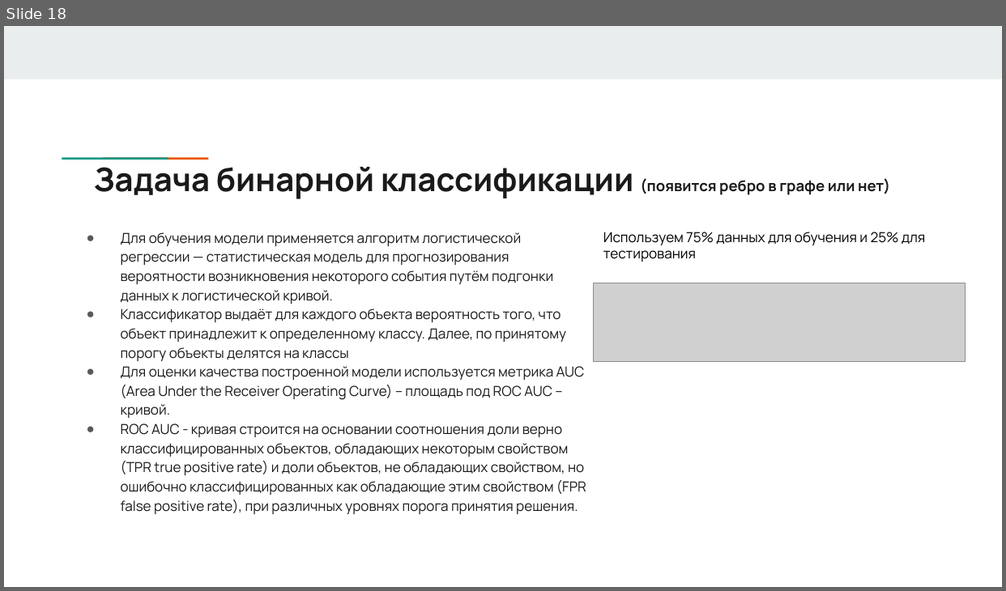
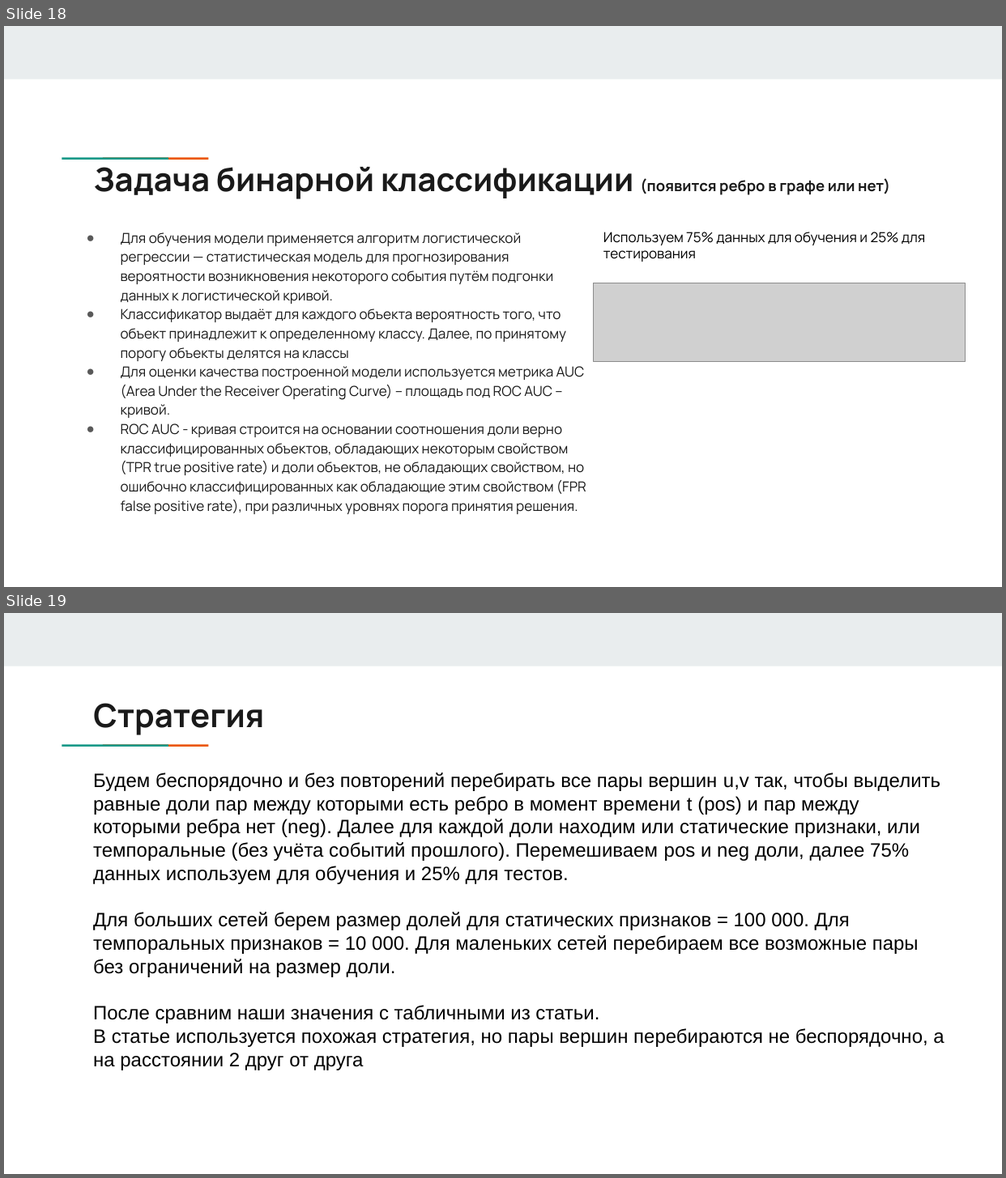
Before and after one commit to answerIII/GraphTheory2022-2023, a slide deck: notes/Team17.pptx. Shown one above the other, each under a label of ours: slide 18 before the commit, slides 18 and 19 after it. The pictures are 1006x591 and 1006x1178 pixels, drawn with LibreOffice and Linux fonts; fonts in the diff are those of the drawing; grey boxes stand for pictures. Boxes give left, top, right and bottom in pixels: in the first picture for what was removed or moved away, otherwise in the second. Text is boxed around its words. In the diff, an @@ line names an element or a change of style, - is before the commit and + after.

```diff
--- a/notes/Team17.pptx
+++ b/notes/Team17.pptx
@@ slide 19 added at (x1=4, y1=613, x2=1002, y2=1174), background #FFFFFF; not listed: 3 template elements that a slide beside it also shows @@
@@ title added at (x1=93, y1=703, x2=264, y2=735), 23.4 pt, text #1A1A1A, bold @@
+Стратегия
@@ text added at (x1=93, y1=773, x2=944, y2=1071), 14 pt, text #000000 @@
+Будем беспорядочно и без повторений перебирать все пары вершин u,v так, чтобы выделить равные доли пар между которыми есть ребро в момент времени t (pos) и пар между которыми ребра нет (neg). Далее для каждой доли находим или статические признаки, или темпоральные (без учёта событий прошлого). Перемешиваем pos и neg доли, далее 75% данных используем для обучения и 25% для тестов.
+Для больших сетей берем размер долей для статических признаков = 100 000. Для темпоральных признаков = 10 000. Для маленьких сетей перебираем все возможные пары без ограничений на размер доли.
+После сравним наши значения с табличными из статьи.
+В статье используется похожая стратегия, но пары вершин перебираются не беспорядочно, а на расстоянии 2 друг от друга
```
Also in this commit, not shown: 3 slides changed, 5 other slides added, 3 slides removed, 19 other files.
